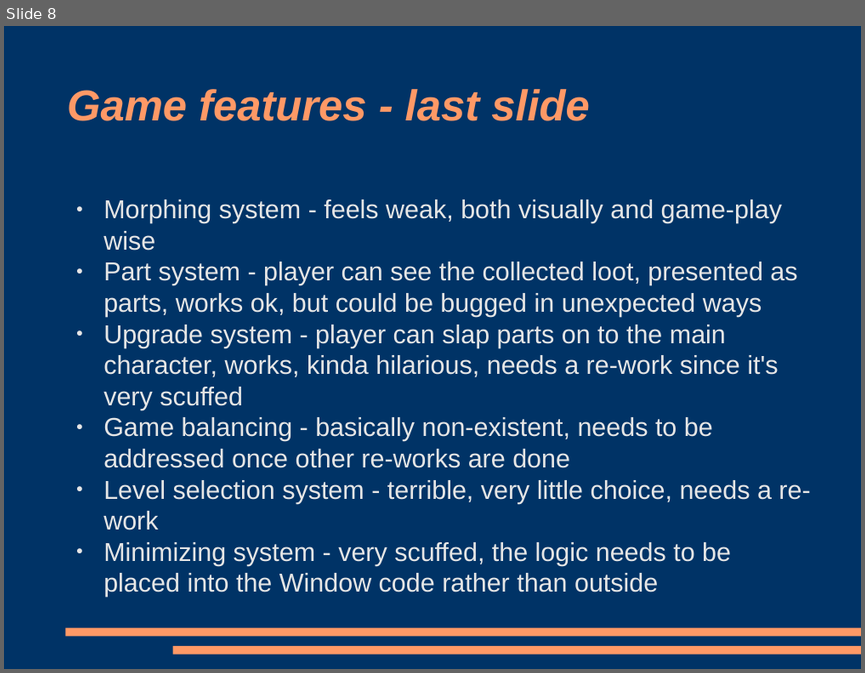
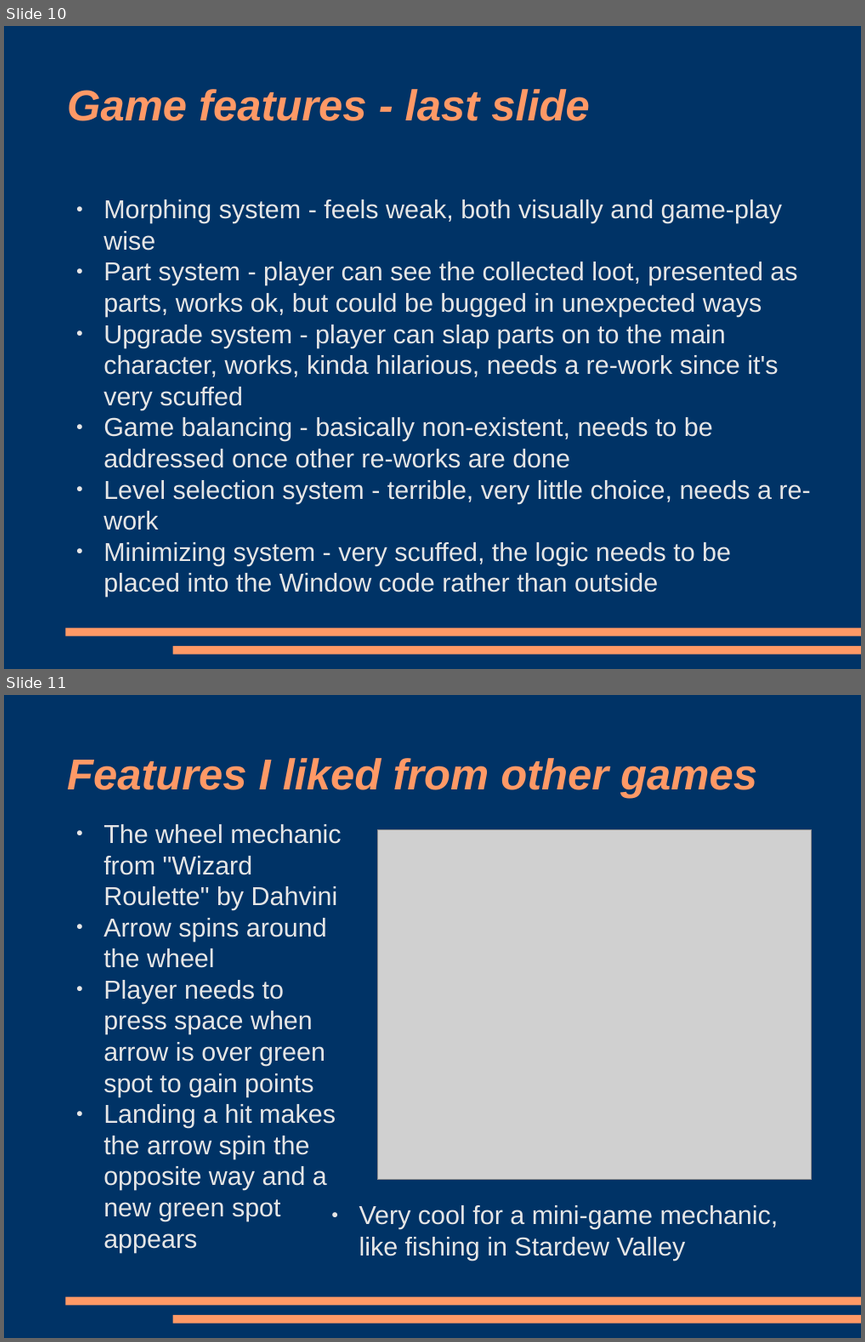
Before and after one commit to ktosox/GWJ77-Metamorphosis, a slide deck: PostJamAssesment.odp. Shown one above the other, each under a label of ours: slide 8 before the commit, slides 10 and 11 after it. The pictures are 865x673 and 865x1342 pixels, drawn with LibreOffice and Linux fonts; fonts in the diff are those of the drawing; grey boxes stand for pictures. Boxes give left, top, right and bottom in pixels: in the first picture for what was removed or moved away, otherwise in the second. Text is boxed around its words. In the diff, an @@ line names an element or a change of style, - is before the commit and + after.

```diff
--- a/PostJamAssesment.odp
+++ b/PostJamAssesment.odp
@@ slide 11 added at [4,695,861,1338], background #003366; not listed: 2 template elements that a slide beside it also shows @@
@@ title added at [67,758,757,799], 40 pt, text #FF9966, bold, italic @@
+Features I liked from other games
@@ text added at [103,824,341,1252], 24 pt, text #E6E6E6 @@
+● The wheel mechanic from "Wizard Roulette" by Dahvini
+● Arrow spins around the wheel
+● Player needs to press space when arrow is over green spot to gain points
+● Landing a hit makes the arrow spin the opposite way and a new green spot appears
@@ picture added at [377,829,811,1179] @@
@@ text added at [359,1205,778,1260], 24 pt, text #E6E6E6 @@
+● Very cool for a mini-game mechanic, like fishing in Stardew Valley
@@ what was slide 8 is now slide 10 @@
```
Also in this commit, not shown: 1 slide changed, 3 other slides added.
